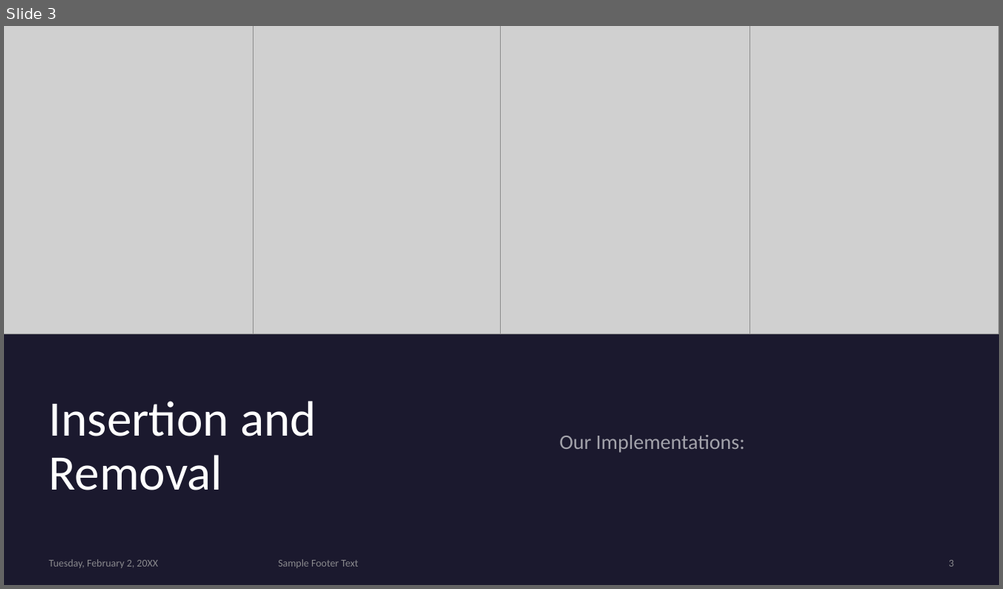
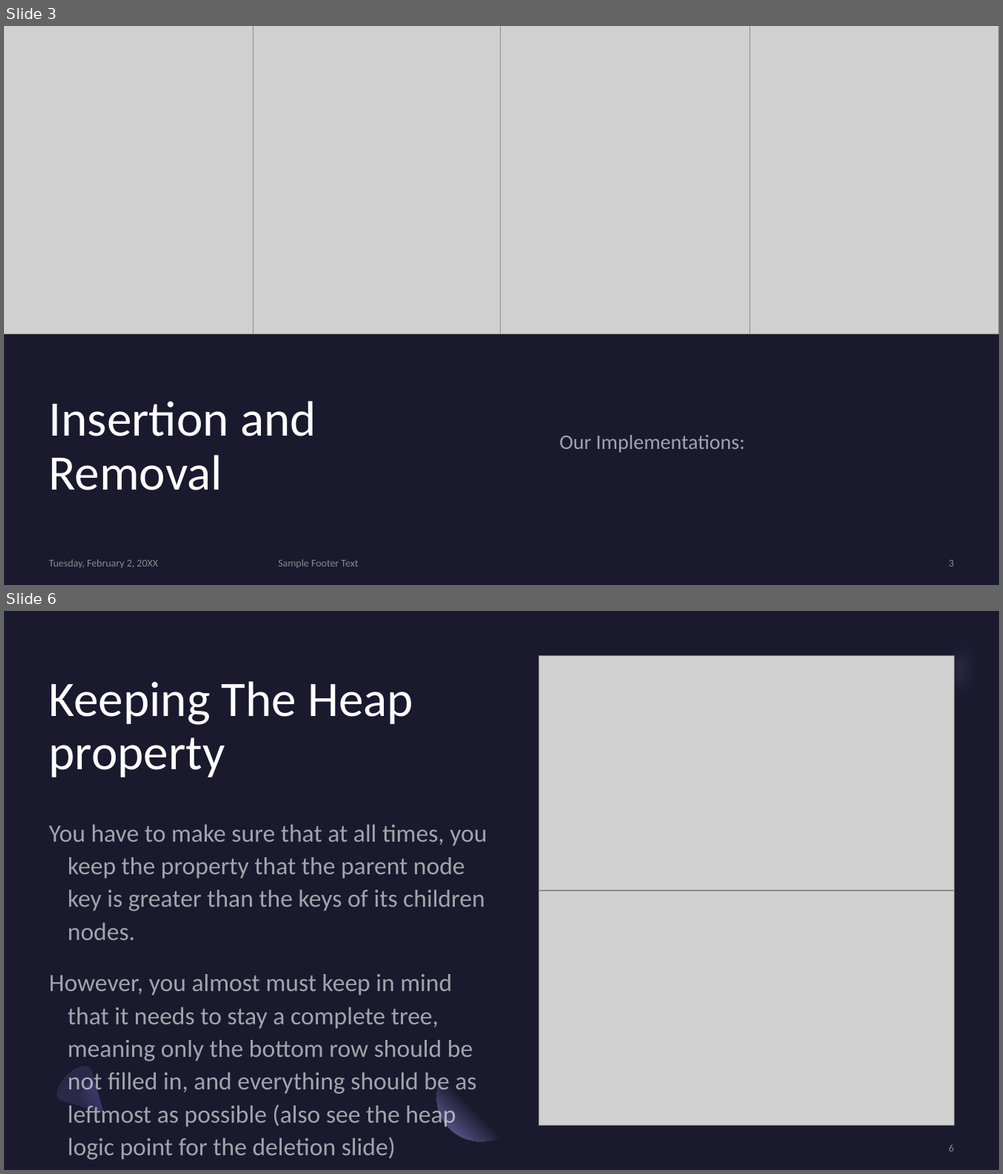
Before and after one commit to NoamBenS/Class-Projects, a slide deck: Heap-Presentation/Heap API and Logic.pptx. Shown one above the other, each under a label of ours: slide 3 before the commit, slides 3 and 6 after it; the slides between them are not shown. The pictures are 1003x589 and 1003x1174 pixels, drawn with LibreOffice and Linux fonts; fonts in the diff are those of the drawing; grey boxes stand for pictures. Boxes give left, top, right and bottom in pixels: in the first picture for what was removed or moved away, otherwise in the second. Text is boxed around its words. In the diff, an @@ line names an element or a change of style, - is before the commit and + after.

Commit message:
Updated Slideshow

```diff
--- a/Heap-Presentation/Heap API and Logic.pptx
+++ b/Heap-Presentation/Heap API and Logic.pptx
@@ slide 6 added at [4,611,999,1170], background #1B192E @@
@@ freeform shape added at [906,611,999,732], fill #7771B2 at 40% opacity @@
@@ picture added at [539,655,954,891] @@
@@ title added at [49,681,413,777], 48 pt, text #FFFFFF @@
+Keeping The Heap property
@@ ellipse added at [954,695,987,728], fill #1B192E @@
@@ subtitle added at [49,824,486,1129], 24 pt, text #FFFFFF at 60% opacity @@
+You have to make sure that at all times, you keep the property that the parent node key is greater than the keys of its children nodes.
+However, you almost must keep in mind that it needs to stay a complete tree, meaning only the bottom row should be not filled in, and everything should be as leftmost as possible (also see the heap logic point for the deletion slide)
@@ picture added at [539,891,954,1126] @@
@@ ellipse added at [437,1054,525,1142], fill gradient #1B192E to #7771B2 @@
@@ freeform shape added at [51,1061,119,1128], fill gradient #2C284A to #3C3867 to #1B192E @@
@@ ellipse added at [51,1061,99,1108], fill #2C284A @@
@@ page number added at [948,1145,953,1152], 10 pt, text #A6A6A6 at 80% opacity @@
+6
```
Also in this commit, not shown: 2 slides changed, 1 other slide added, 8 slides removed.
